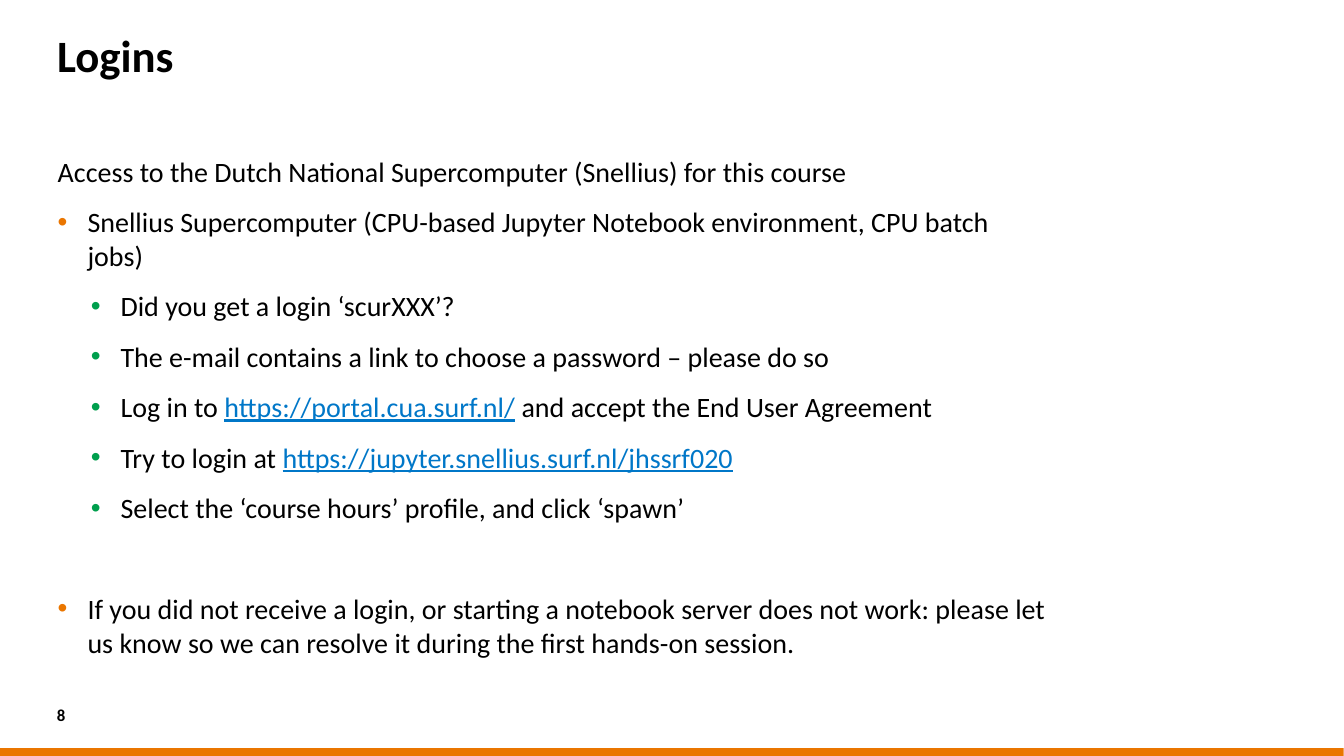
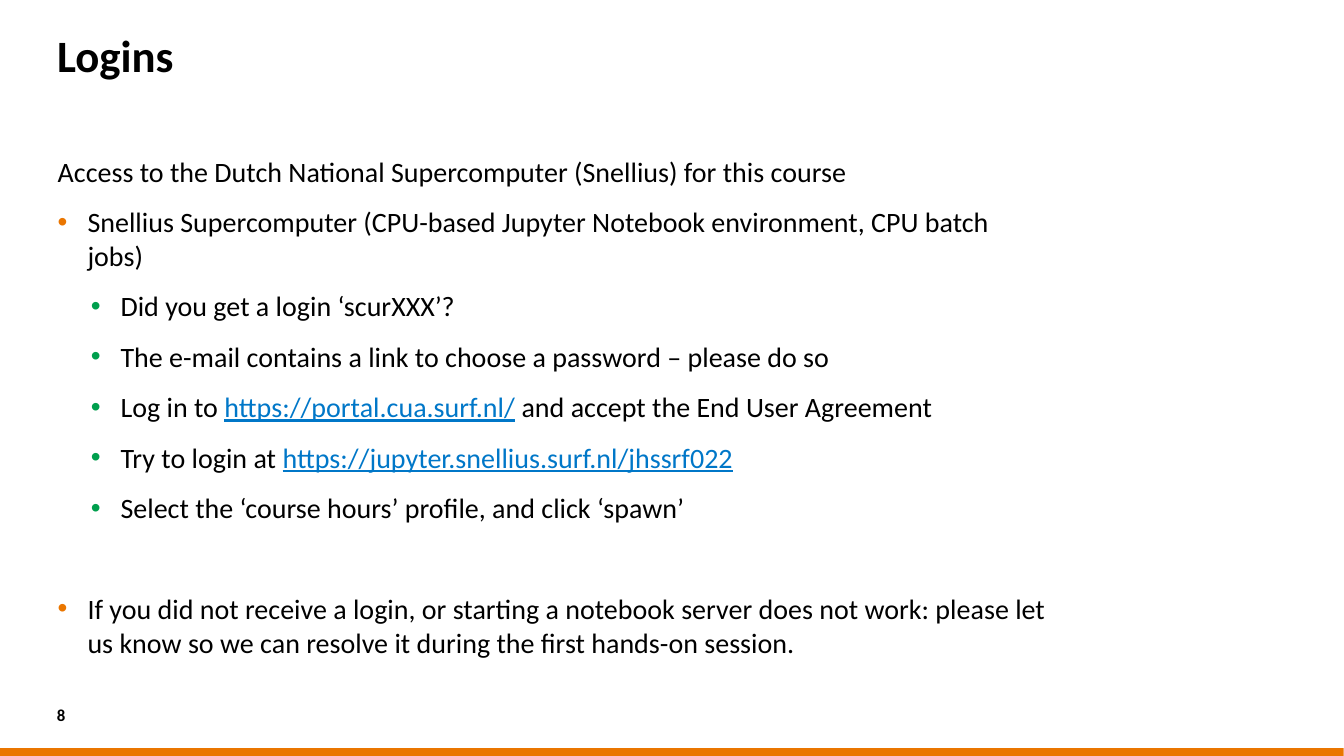
Before and after one commit to sara-nl/HPML-course-materials, a slide deck: slide 8 of Day1/slides/EuroHPC_HPML_welcome.pptx. Drawn at 1344x756 pixels with LibreOffice and Linux fonts; fonts in the diff are those of the drawing; background and template pictures are left out. Boxes give left, top, right and bottom in pixels: in the first picture for what was removed or moved away, otherwise in the second. Text is boxed around its words. In the diff, an @@ line names an element or a change of style, - is before the commit and + after.

```diff
--- a/Day1/slides/EuroHPC_HPML_welcome.pptx
+++ b/Day1/slides/EuroHPC_HPML_welcome.pptx
@@ text at (121, 448, 733, 473): text changed @@
-  • Try to login at https://jupyter.snellius.surf.nl/jhssrf020
+  • Try to login at https://jupyter.snellius.surf.nl/jhssrf022
```
Also in this commit, not shown: 5 other slides changed, 1 other file.
